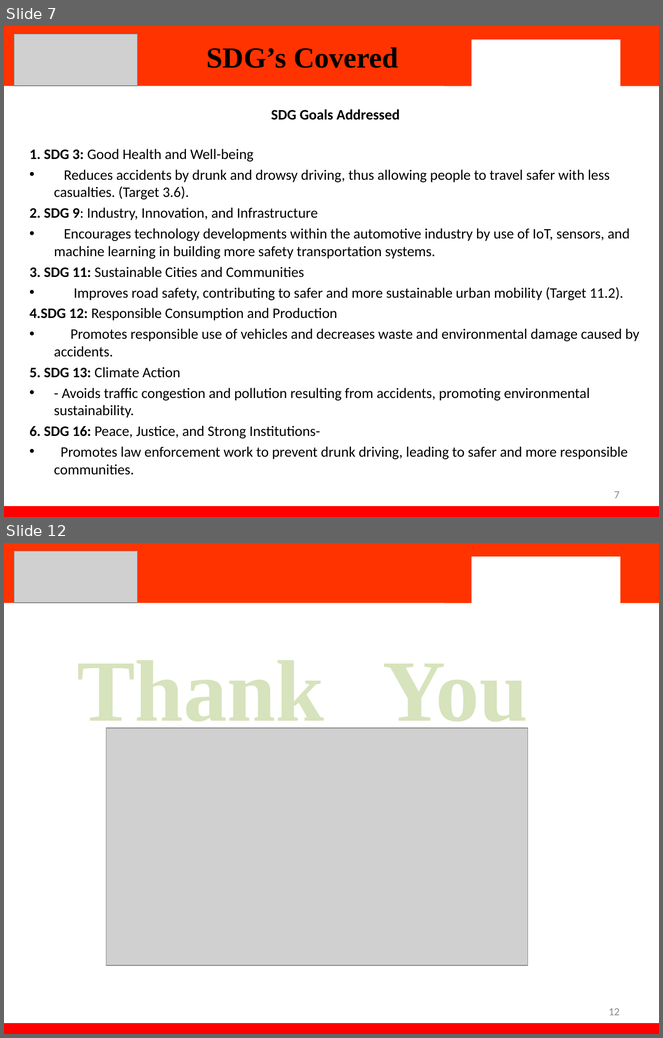
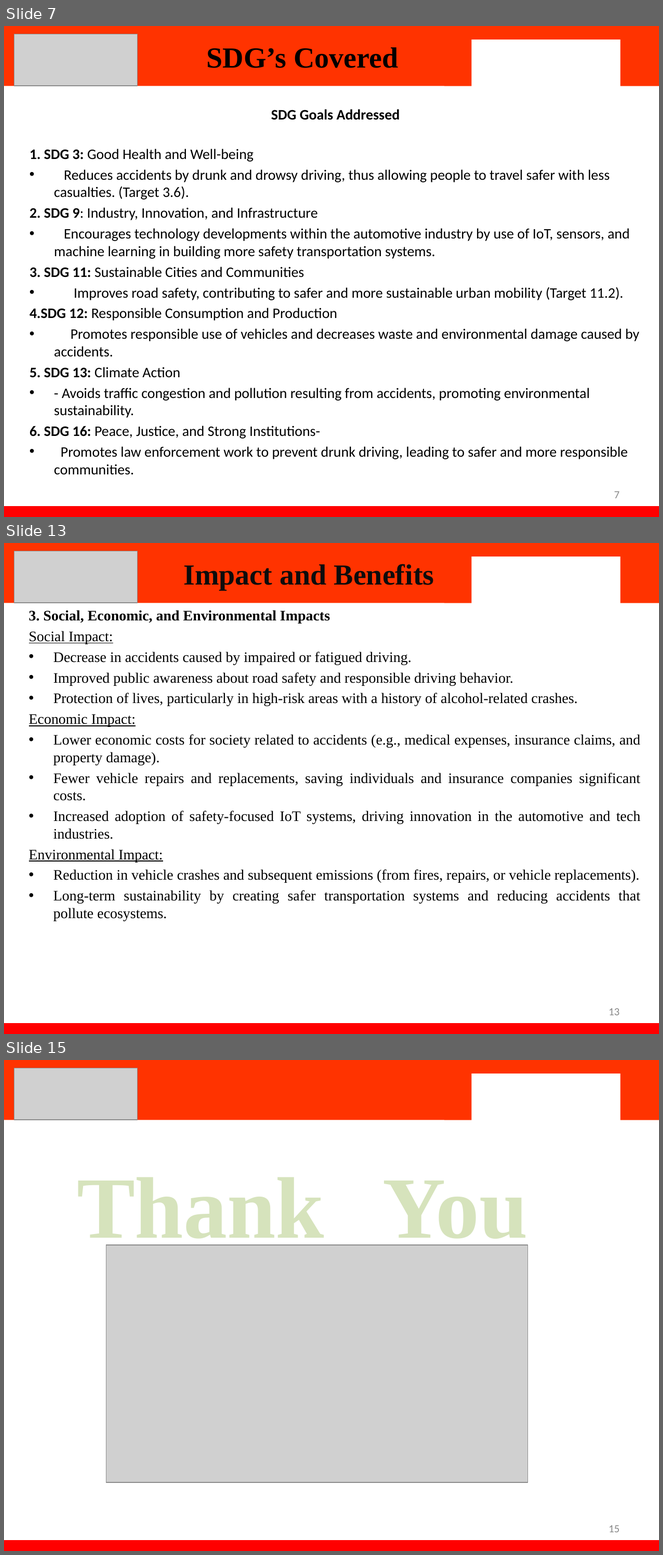
Before and after one commit to tanish699/Alcohol-Based-Car-Iginition-IOT-Based-, a slide deck: PPT.pptx. Shown one above the other, each under a label of ours: slides 7 and 12 before the commit, slides 7, 13 and 15 after it; the slides between them are not shown. The pictures are 663x1038 and 663x1555 pixels, drawn with LibreOffice and Linux fonts; fonts in the diff are those of the drawing; grey boxes stand for pictures; background and template pictures are left out. Boxes give left, top, right and bottom in pixels: in the first picture for what was removed or moved away, otherwise in the second. Text is boxed around its words. In the diff, an @@ line names an element or a change of style, - is before the commit and + after.

```diff
--- a/PPT.pptx
+++ b/PPT.pptx
@@ slide 13 added at [4,543,659,1034], background #FFFFFF; not listed: 4 template elements that a slide beside it also shows @@
@@ picture added at [14,551,137,603] @@
@@ title added at [183,564,435,590], 32 pt, text #0C0C0C, bold @@
+Impact and Benefits
@@ text added at [29,610,640,922], 16 pt, text #000000 @@
+3. Social, Economic, and Environmental Impacts
+Social Impact:
+• Decrease in accidents caused by impaired or fatigued driving.
+• Improved public awareness about road safety and responsible driving behavior.
+• Protection of lives, particularly in high-risk areas with a history of alcohol-related crashes.
+Economic Impact:
+• Lower economic costs for society related to accidents (e.g., medical expenses, insurance claims, and property damage).
+• Fewer vehicle repairs and replacements, saving individuals and insurance companies significant costs.
+• Increased adoption of safety-focused IoT systems, driving innovation in the automotive and tech industries.
+Environmental Impact:
+• Reduction in vehicle crashes and subsequent emissions (from fires, repairs, or vehicle replacements).
+• Long-term sustainability by creating safer transportation systems and reducing accidents that pollute ecosystems.
@@ page number added at [609,1008,620,1016], 12 pt, text #898989 @@
+13
@@ what was slide 12 is now slide 15 @@
@@ page number at [609,1525,620,1533]: text changed @@
-12
+15
```
Also in this commit, not shown: 3 slides changed, 3 other slides added, 1 slide removed.
